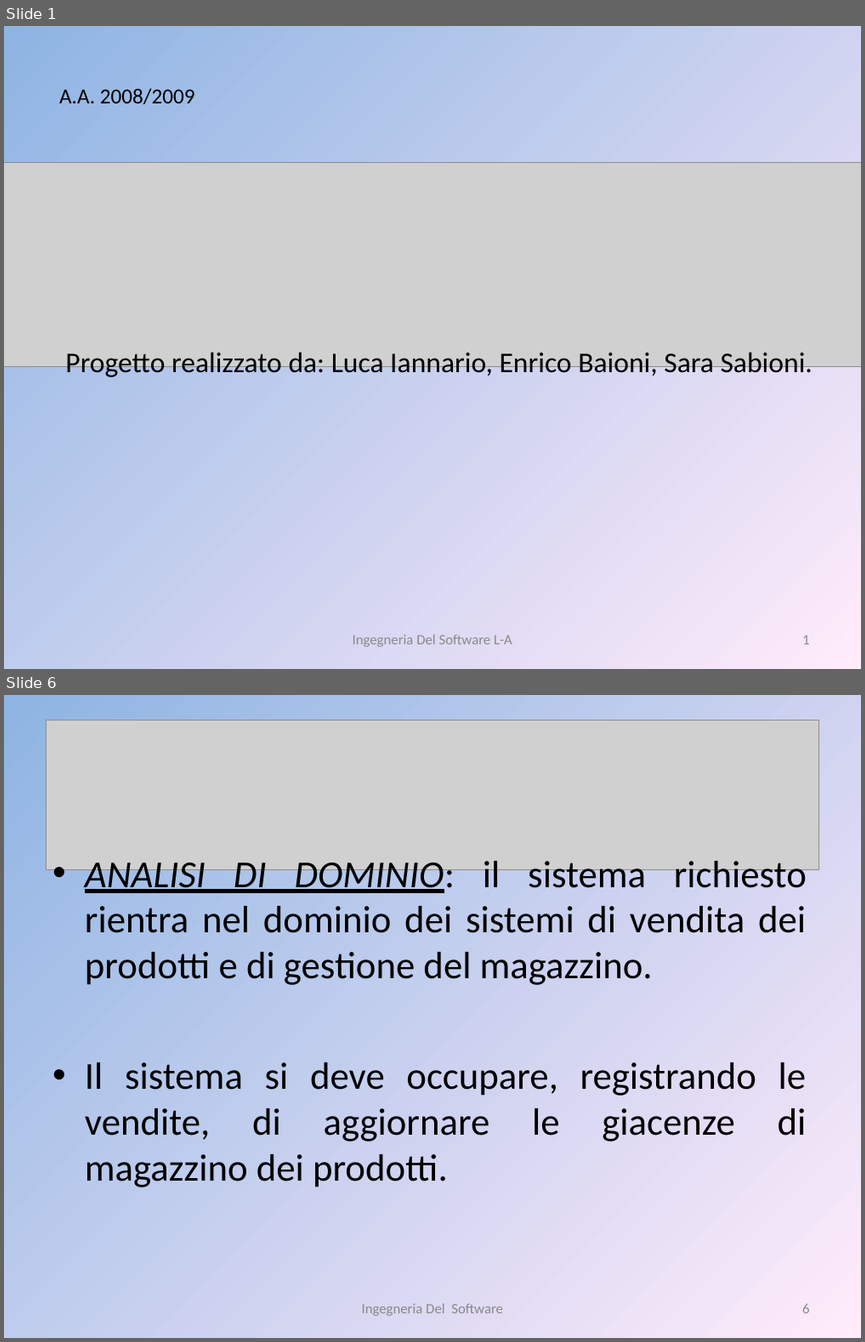
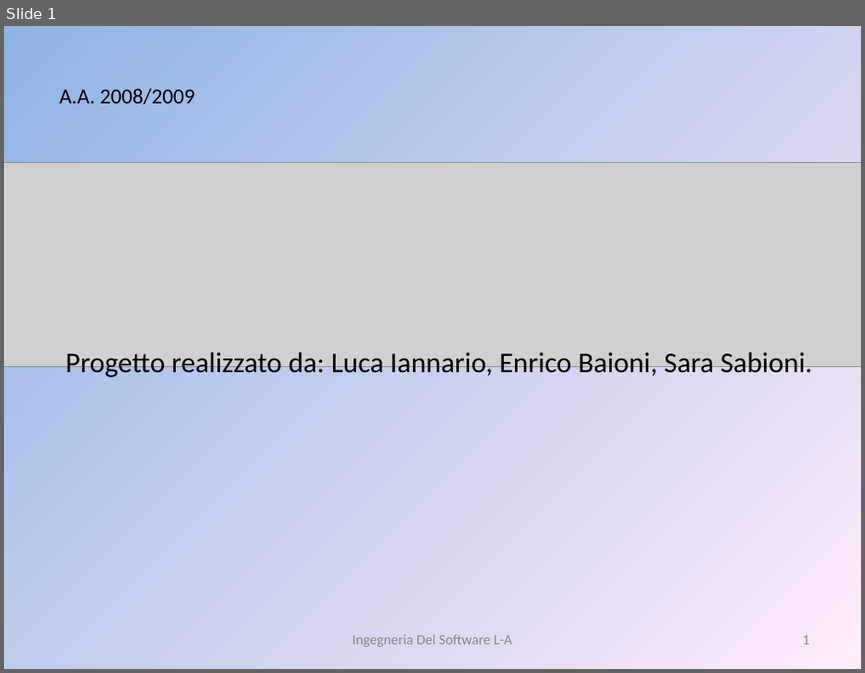
Before and after one commit to liannario/ingsoftbo, a slide deck: ViaggiateSicuri.ppt. Shown one above the other, each under a label of ours: slides 1 and 6 before the commit, slide 1 after it; the slides between them are not shown. The pictures are 865x1342 and 865x673 pixels, drawn with LibreOffice and Linux fonts; fonts in the diff are those of the drawing; grey boxes stand for pictures. Boxes give left, top, right and bottom in pixels: in the first picture for what was removed or moved away, otherwise in the second. Text is boxed around its words. In the diff, an @@ line names an element or a change of style, - is before the commit and + after.

```diff
--- a/ViaggiateSicuri.ppt
+++ b/ViaggiateSicuri.ppt
@@ slide 6 removed at box(4, 695, 861, 1338), background gradient #8EB4E3 to #FFEBFA @@
@@ picture removed at box(46, 720, 818, 870) @@
@@ text removed at box(85, 855, 806, 1187) @@
-• ANALISI DI DOMINIO: il sistema richiesto rientra nel dominio dei sistemi di vendita dei prodotti e di gestione del magazzino.
-• Il sistema si deve occupare, registrando le vendite, di aggiornare le giacenze di magazzino dei prodotti.
@@ text removed at box(362, 1303, 503, 1315) @@
-Ingegneria Del Software
@@ page number removed at box(802, 1304, 809, 1313) @@
-6
```
Also in this commit, not shown: 5 slides changed, 11 slides added.
